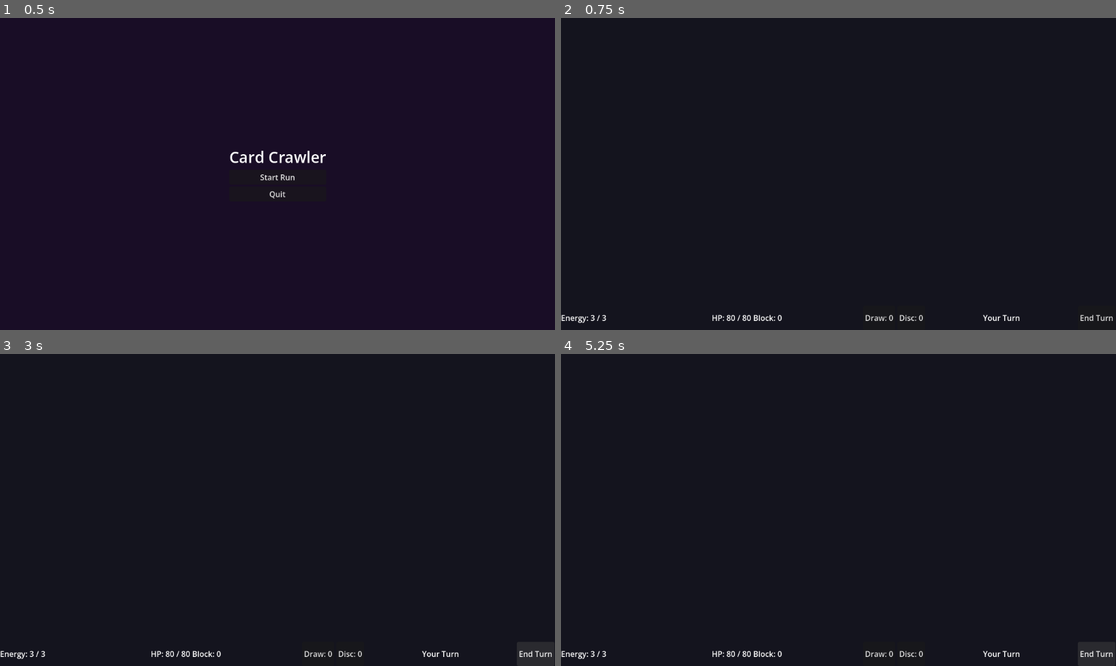
Above: before the commit, frames 1-4 (two rows, left to right).
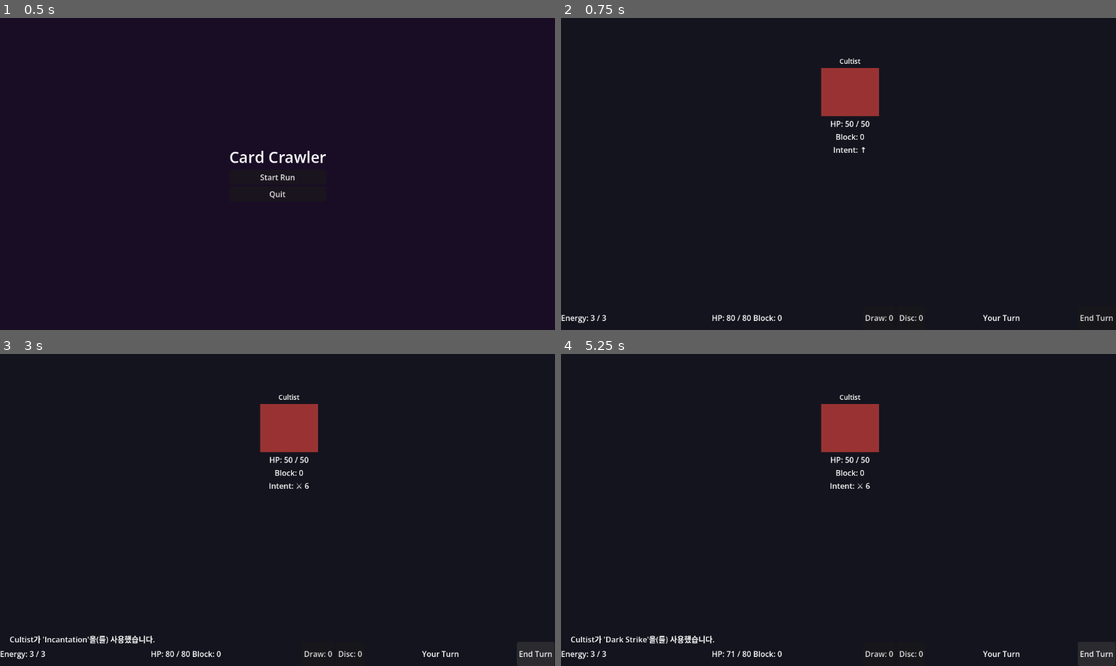
Above: after the commit, the same moments.

Repository: edh007/ProjectS
Game: Godot game, scene res://scenes/ui/main_menu.tscn
Two runs of this game, one before a commit and one after it. Both use one fixed random seed, a clock stepped at 60 frames per second and the inputs below.
Inputs:
- Up to frame 1 (0.5 s): no input
- Up to frame 2 (0.75 s): click "Start Run" at 0.5 s
- Up to frame 3 (3 s): click "Draw: 0" at 1.25 s; click "Disc: 0" at 2 s; click "End Turn" at 2.75 s
- Up to frame 4 (5.25 s): click "Draw: 0" at 3.5 s; click "Disc: 0" at 4.25 s; click "End Turn" at 5 s

Frame 1 is identical in both runs. In frame 2, 1.9% of the frame differs, in the area x 46-58%, y 12-44%; in frame 3, 2.2%; in frame 4, 2.2%, in the area x 1-58%, y 12-98%.

Commit message:
수정: 카드/적 리소스 파일을 Godot 4.6 표준 형식으로 재작성
- 카드 13종, 적 3종 .tres 파일 전체 수정
- type="CardData" 형식에서 type="Resource" script_class="CardData" 형식으로 변경
- [ext_resource] script 참조 및 script = ExtResource(...) 명시적 추가
- EnemyMove 서브리소스도 동일하게 script 참조 추가
- Godot 4.6에서 커스텀 리소스 로드 안정성 확보

Co-Authored-By: Claude Sonnet 4.6 <noreply@anthropic.com>

Diff:
--- a/resources/cards/bash.tres
+++ b/resources/cards/bash.tres
@@ -1,6 +1,9 @@
-[gd_resource type="CardData" format=3]
+[gd_resource type="Resource" script_class="CardData" format=3]
+
+[ext_resource type="Script" path="res://resources/card_data.gd" id="1_script"]
 
 [resource]
+script = ExtResource("1_script")
 id = "bash"
 card_name = "Bash"
 description = "Deal 8 damage. Apply 2 Vulnerable."
--- a/resources/cards/cleave.tres
+++ b/resources/cards/cleave.tres
@@ -1,6 +1,9 @@
-[gd_resource type="CardData" format=3]
+[gd_resource type="Resource" script_class="CardData" format=3]
+
+[ext_resource type="Script" path="res://resources/card_data.gd" id="1_script"]
 
 [resource]
+script = ExtResource("1_script")
 id = "cleave"
 card_name = "Cleave"
 description = "Deal 8 damage to ALL enemies."
--- a/resources/cards/clothesline.tres
+++ b/resources/cards/clothesline.tres
@@ -1,6 +1,9 @@
-[gd_resource type="CardData" format=3]
+[gd_resource type="Resource" script_class="CardData" format=3]
+
+[ext_resource type="Script" path="res://resources/card_data.gd" id="1_script"]
 
 [resource]
+script = ExtResource("1_script")
 id = "clothesline"
 card_name = "Clothesline"
 description = "Deal 14 damage. Apply 2 Weak."
--- a/resources/cards/defend.tres
+++ b/resources/cards/defend.tres
@@ -1,6 +1,9 @@
-[gd_resource type="CardData" format=3]
+[gd_resource type="Resource" script_class="CardData" format=3]
+
+[ext_resource type="Script" path="res://resources/card_data.gd" id="1_script"]
 
 [resource]
+script = ExtResource("1_script")
 id = "defend"
 card_name = "Defend"
 description = "Gain 5 Block."
--- a/resources/cards/inflame.tres
+++ b/resources/cards/inflame.tres
@@ -1,6 +1,9 @@
-[gd_resource type="CardData" format=3]
+[gd_resource type="Resource" script_class="CardData" format=3]
+
+[ext_resource type="Script" path="res://resources/card_data.gd" id="1_script"]
 
 [resource]
+script = ExtResource("1_script")
 id = "inflame"
 card_name = "Inflame"
 description = "Gain 2 Strength."
--- a/resources/cards/iron_wave.tres
+++ b/resources/cards/iron_wave.tres
@@ -1,6 +1,9 @@
-[gd_resource type="CardData" format=3]
+[gd_resource type="Resource" script_class="CardData" format=3]
+
+[ext_resource type="Script" path="res://resources/card_data.gd" id="1_script"]
 
 [resource]
+script = ExtResource("1_script")
 id = "iron_wave"
 card_name = "Iron Wave"
 description = "Gain 5 Block. Deal 5 damage."
--- a/resources/cards/pommel_strike.tres
+++ b/resources/cards/pommel_strike.tres
@@ -1,6 +1,9 @@
-[gd_resource type="CardData" format=3]
+[gd_resource type="Resource" script_class="CardData" format=3]
+
+[ext_resource type="Script" path="res://resources/card_data.gd" id="1_script"]
 
 [resource]
+script = ExtResource("1_script")
 id = "pommel_strike"
 card_name = "Pommel Strike"
 description = "Deal 9 damage. Draw 1 card."
--- a/resources/cards/shrug_it_off.tres
+++ b/resources/cards/shrug_it_off.tres
@@ -1,6 +1,9 @@
-[gd_resource type="CardData" format=3]
+[gd_resource type="Resource" script_class="CardData" format=3]
+
+[ext_resource type="Script" path="res://resources/card_data.gd" id="1_script"]
 
 [resource]
+script = ExtResource("1_script")
 id = "shrug_it_off"
 card_name = "Shrug It Off"
 description = "Gain 8 Block. Draw 1 card."
--- a/resources/cards/strike.tres
+++ b/resources/cards/strike.tres
@@ -1,6 +1,9 @@
-[gd_resource type="CardData" format=3]
+[gd_resource type="Resource" script_class="CardData" format=3]
+
+[ext_resource type="Script" path="res://resources/card_data.gd" id="1_script"]
 
 [resource]
+script = ExtResource("1_script")
 id = "strike"
 card_name = "Strike"
 description = "Deal 6 damage."
--- a/resources/cards/thunderclap.tres
+++ b/resources/cards/thunderclap.tres
@@ -1,6 +1,9 @@
-[gd_resource type="CardData" format=3]
+[gd_resource type="Resource" script_class="CardData" format=3]
+
+[ext_resource type="Script" path="res://resources/card_data.gd" id="1_script"]
 
 [resource]
+script = ExtResource("1_script")
 id = "thunderclap"
 card_name = "Thunderclap"
 description = "Deal 4 damage to ALL enemies. Apply 1 Vulnerable."
--- a/resources/cards/twin_strike.tres
+++ b/resources/cards/twin_strike.tres
@@ -1,6 +1,9 @@
-[gd_resource type="CardData" format=3]
+[gd_resource type="Resource" script_class="CardData" format=3]
+
+[ext_resource type="Script" path="res://resources/card_data.gd" id="1_script"]
 
 [resource]
+script = ExtResource("1_script")
 id = "twin_strike"
 card_name = "Twin Strike"
 description = "Deal 5 damage twice."
--- a/resources/cards/wild_strike.tres
+++ b/resources/cards/wild_strike.tres
@@ -1,6 +1,9 @@
-[gd_resource type="CardData" format=3]
+[gd_resource type="Resource" script_class="CardData" format=3]
+
+[ext_resource type="Script" path="res://resources/card_data.gd" id="1_script"]
 
 [resource]
+script = ExtResource("1_script")
 id = "wild_strike"
 card_name = "Wild Strike"
 description = "Deal 12 damage. Shuffle a Wound into your draw pile."
--- a/resources/cards/wound.tres
+++ b/resources/cards/wound.tres
@@ -1,6 +1,9 @@
-[gd_resource type="CardData" format=3]
+[gd_resource type="Resource" script_class="CardData" format=3]
+
+[ext_resource type="Script" path="res://resources/card_data.gd" id="1_script"]
 
 [resource]
+script = ExtResource("1_script")
 id = "wound"
 card_name = "Wound"
 description = "Unplayable."
--- a/resources/enemies/cultist.tres
+++ b/resources/enemies/cultist.tres
@@ -1,6 +1,10 @@
-[gd_resource type="EnemyData" format=3]
+[gd_resource type="Resource" script_class="EnemyData" format=3]
 
-[sub_resource type="EnemyMove" id="EnemyMove_1"]
+[ext_resource type="Script" path="res://resources/enemy_data.gd" id="1_ed"]
+[ext_resource type="Script" path="res://resources/enemy_move.gd" id="2_em"]
+
+[sub_resource type="Resource" script_class="EnemyMove" id="move_1"]
+script = ExtResource("2_em")
 move_name = "Incantation"
 move_type = 2
 move_params = {
@@ -8,7 +12,8 @@
 }
 intent_icon = "buff"
 
-[sub_resource type="EnemyMove" id="EnemyMove_2"]
+[sub_resource type="Resource" script_class="EnemyMove" id="move_2"]
+script = ExtResource("2_em")
 move_name = "Dark Strike"
 move_type = 0
 move_params = {
@@ -17,8 +22,9 @@
 intent_icon = "attack"
 
 [resource]
+script = ExtResource("1_ed")
 id = "cultist"
 enemy_name = "Cultist"
 max_hp = 50
-move_pattern = [SubResource("EnemyMove_1"), SubResource("EnemyMove_2")]
+move_pattern = [SubResource("move_1"), SubResource("move_2")]
 first_move_index = 0
--- a/resources/enemies/jaw_worm.tres
+++ b/resources/enemies/jaw_worm.tres
@@ -1,6 +1,10 @@
-[gd_resource type="EnemyData" format=3]
+[gd_resource type="Resource" script_class="EnemyData" format=3]
 
-[sub_resource type="EnemyMove" id="EnemyMove_1"]
+[ext_resource type="Script" path="res://resources/enemy_data.gd" id="1_ed"]
+[ext_resource type="Script" path="res://resources/enemy_move.gd" id="2_em"]
+
+[sub_resource type="Resource" script_class="EnemyMove" id="move_1"]
+script = ExtResource("2_em")
 move_name = "Chomp"
 move_type = 0
 move_params = {
@@ -8,7 +12,8 @@
 }
 intent_icon = "attack"
 
-[sub_resource type="EnemyMove" id="EnemyMove_2"]
+[sub_resource type="Resource" script_class="EnemyMove" id="move_2"]
+script = ExtResource("2_em")
 move_name = "Thrash"
 move_type = 0
 move_params = {
@@ -17,7 +22,8 @@
 }
 intent_icon = "attack"
 
-[sub_resource type="EnemyMove" id="EnemyMove_3"]
+[sub_resource type="Resource" script_class="EnemyMove" id="move_3"]
+script = ExtResource("2_em")
 move_name = "Bellow"
 move_type = 2
 move_params = {
@@ -27,8 +33,9 @@
 intent_icon = "buff"
 
 [resource]
+script = ExtResource("1_ed")
 id = "jaw_worm"
 enemy_name = "Jaw Worm"
 max_hp = 42
-move_pattern = [SubResource("EnemyMove_1"), SubResource("EnemyMove_2"), SubResource("EnemyMove_3")]
+move_pattern = [SubResource("move_1"), SubResource("move_2"), SubResource("move_3")]
 first_move_index = -1
--- a/resources/enemies/slime_boss.tres
+++ b/resources/enemies/slime_boss.tres
@@ -1,6 +1,10 @@
-[gd_resource type="EnemyData" format=3]
+[gd_resource type="Resource" script_class="EnemyData" format=3]
 
-[sub_resource type="EnemyMove" id="EnemyMove_1"]
+[ext_resource type="Script" path="res://resources/enemy_data.gd" id="1_ed"]
+[ext_resource type="Script" path="res://resources/enemy_move.gd" id="2_em"]
+
+[sub_resource type="Resource" script_class="EnemyMove" id="move_1"]
+script = ExtResource("2_em")
 move_name = "Slam"
 move_type = 0
 move_params = {
@@ -9,15 +13,17 @@
 }
 intent_icon = "attack"
 
-[sub_resource type="EnemyMove" id="EnemyMove_2"]
+[sub_resource type="Resource" script_class="EnemyMove" id="move_2"]
+script = ExtResource("2_em")
 move_name = "Preparing"
 move_type = 3
 move_params = {}
 intent_icon = "unknown"
 
 [resource]
+script = ExtResource("1_ed")
 id = "slime_boss"
 enemy_name = "Slime Boss"
 max_hp = 140
-move_pattern = [SubResource("EnemyMove_1"), SubResource("EnemyMove_2")]
+move_pattern = [SubResource("move_1"), SubResource("move_2")]
 first_move_index = -1
